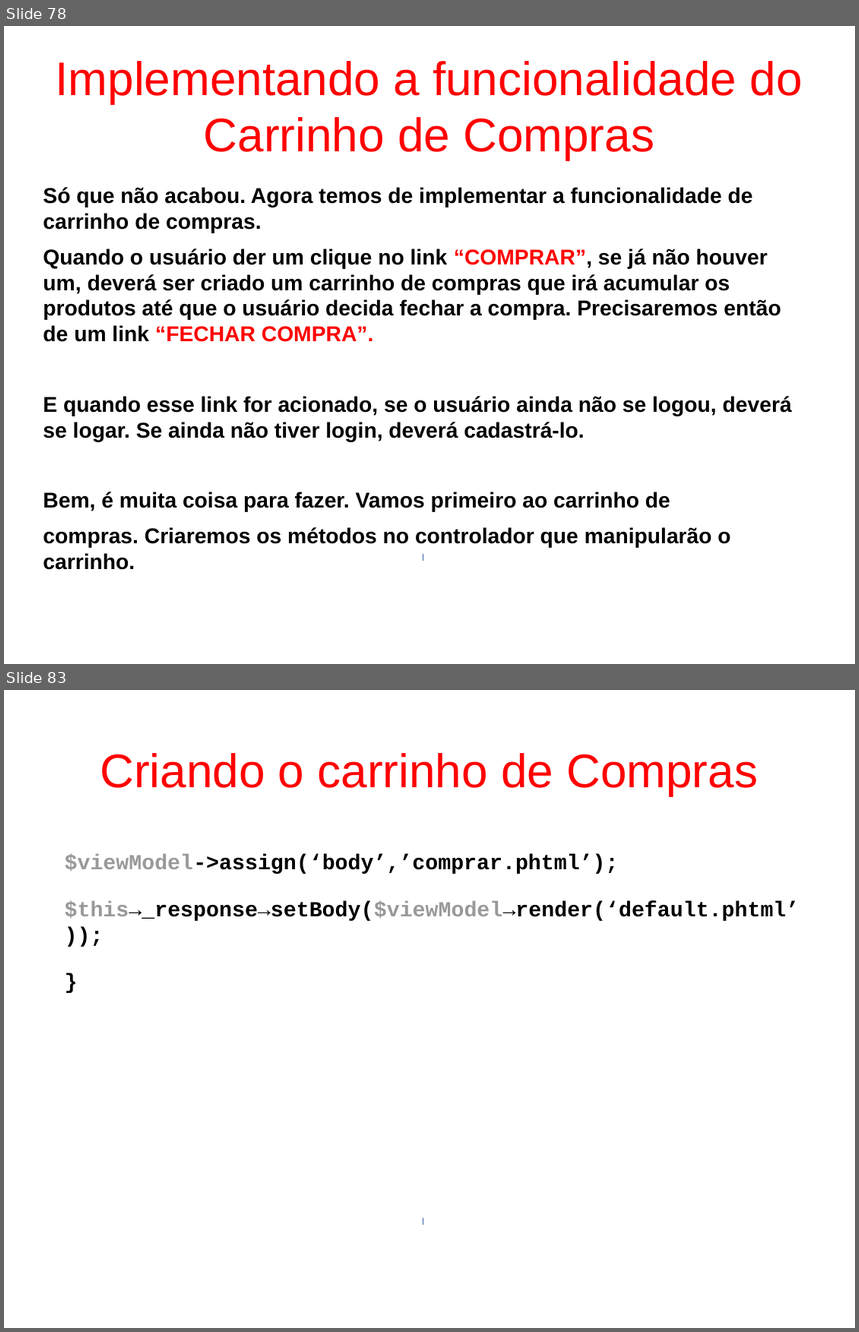
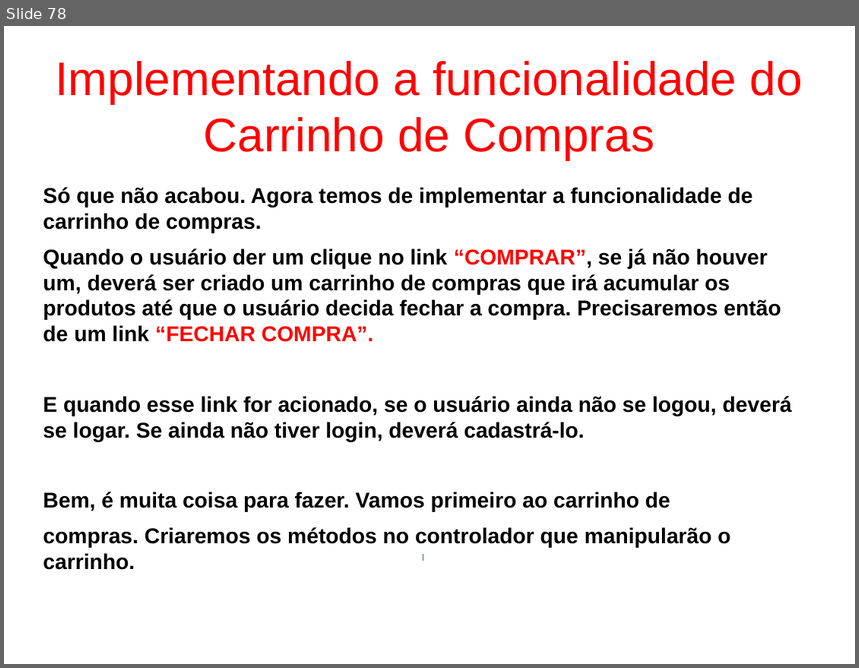
Before and after one commit to fgsl/lojasacme, a slide deck: docs/tutorial.odp. Shown one above the other, each under a label of ours: slides 78 and 83 before the commit, slide 78 after it; the slides between them are not shown. The pictures are 859x1332 and 859x668 pixels, drawn with LibreOffice and Linux fonts; fonts in the diff are those of the drawing. Boxes give left, top, right and bottom in pixels: in the first picture for what was removed or moved away, otherwise in the second. Text is boxed around its words. In the diff, an @@ line names an element or a change of style, - is before the commit and + after.

```diff
--- a/docs/tutorial.odp
+++ b/docs/tutorial.odp
@@ slide 83 removed at [4, 690, 855, 1328], background #FFFFFF @@
@@ title removed at [100, 753, 758, 796] @@
-Criando o carrinho de Compras
@@ text removed at [65, 854, 800, 921] @@
-$viewModel->assign(‘body’,’comprar.phtml’);
-$this→_response→setBody($viewModel→render(‘default.phtml’));
-}
@@ rectangle removed at [424, 1219, 424, 1225] @@
```
Also in this commit, not shown: 14 slides changed, 1 other file.
